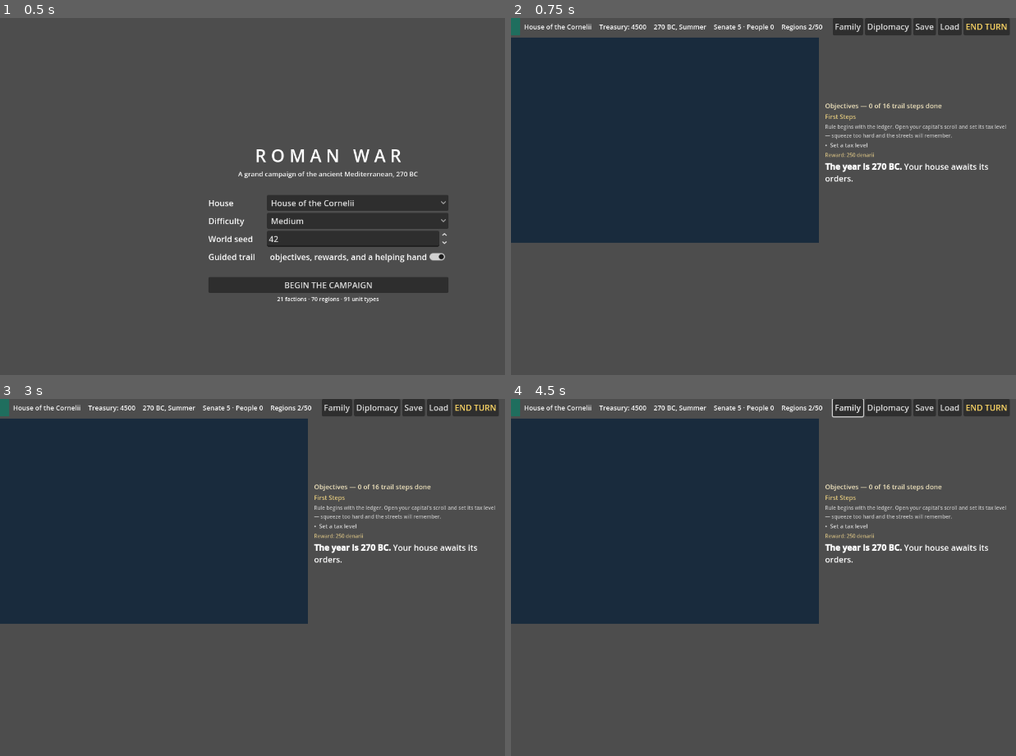
Above: before the commit, frames 1-4 (two rows, left to right).
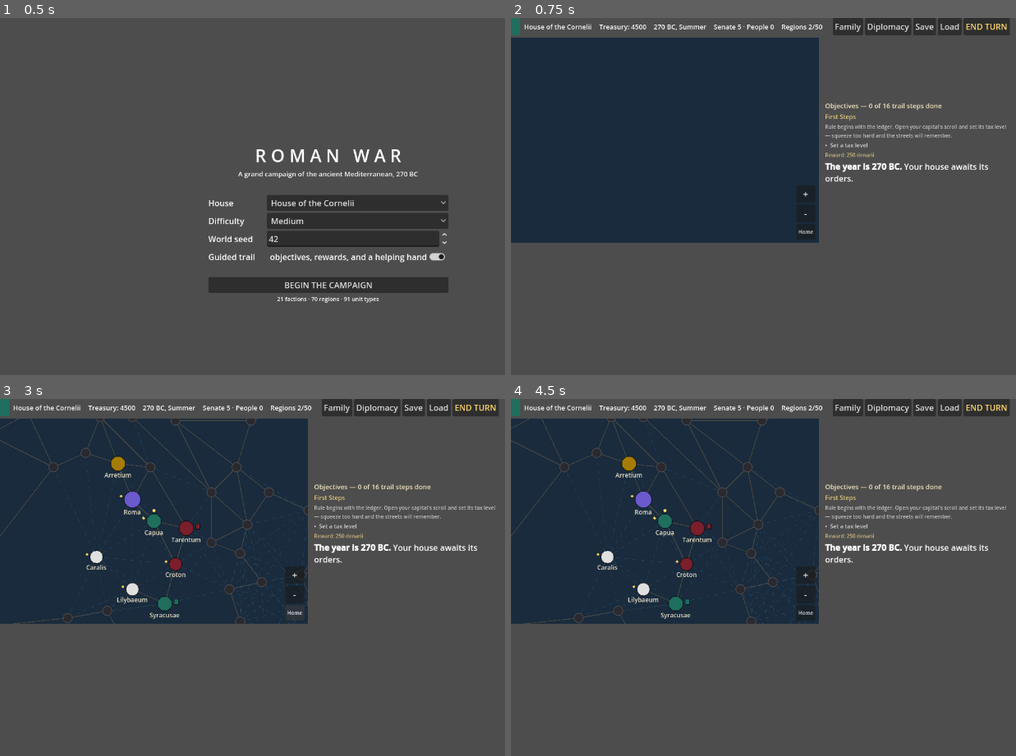
Above: after the commit, the same moments.

Repository: zhynek/Roman-War
Game: Godot game, scene res://src/ui/main.tscn
The game is run twice, just before and just after one commit, with the same random seed, the same clock (stepped at 60 frames per second) and the same inputs.
Inputs (mouse positions are in pixels of both pictures, inside the frame that each line leads up to):
- Up to frame 1 (0.5 s): no input
- Up to frame 2 (0.75 s): click "BEGIN THE CAMPAIGN" at 0.5 s
- Up to frame 3 (3 s): click (292, 573) at 1.25 s, where only the run after the commit has a clickable "+"; click (292, 595) at 2 s, where only the run after the commit has a clickable "-"; click (292, 613) at 2.75 s, where only the run after the commit has a clickable "Home"
- Up to frame 4 (4.5 s): click "Family" at 3.5 s; click "OK" at 4.25 s

Frame 1 is identical in both runs. In frame 2, less than 0.1% of the frame differs, in the area x 56-60%, y 48-61%; in frame 3, 2.1%; in frame 4, 2.1%, in the area x 0-70%, y 0-63%.

Commit message:
Map camera without a mouse: on-map buttons, keys, and trackpad gestures
Panning previously required a right- or middle-button drag and zooming a
scroll wheel, so a laptop trackpad player could not move the map at all.
Every camera move now has several routes to the same
zoom_by / pan_by / center_on_capital API:

- On-map buttons (bottom-right): + , - , and Home, which returns to the
  capital at the default zoom. The column ignores the mouse so only the
  buttons themselves take clicks.
- Keyboard (CampaignScreen._unhandled_key_input): arrows or WASD pan,
  +/- zoom, Home/0 recentre. Every button and dropdown in the campaign UI
  now has focus_mode NONE so focus navigation can never swallow an arrow
  key meant for the map.
- Trackpad: pinch (InputEventMagnifyGesture) zooms, two-finger scroll
  (InputEventPanGesture) pans - macOS delivers precise scrolling this way
  rather than as wheel events.
- Left-drag now pans as well. The region under the press is selected on
  RELEASE, and only when the press never became a drag, so click-to-order
  is unchanged.

Zoom keeps its old feel: the wheel and pinch zoom about the cursor, the
buttons and keys about the middle of the view; limits and the 1.15 step
move into named constants.

Tests: two new UI cases - the map camera API (zoom direction and limits,
zoom-about-centre, pan direction in screen pixels, Home recentring, the
three buttons existing and refusing focus) and the keyboard camera driven
through CampaignScreen with synthetic key events, including that an
unrelated key changes nothing. 102 tests, 0 failures; validator 0/0;
clean boot.

Docs: PLAYING.md's screen section now lists every way to move and zoom;
DESIGN.md's Phase 8 row records the camera routes.

Co-Authored-By: Claude Fable 5 <noreply@anthropic.com>
Claude-Session: https://claude.ai/code/session_01TfsQQHZqK2ixxgZAB2ikCD

Diff:
--- a/src/ui/campaign_screen.gd
+++ b/src/ui/campaign_screen.gd
@@ -144,6 +144,36 @@
 
 	if game.state["winner"] != null and not _victory_shown:
 		_show_victory_banner(String(game.state["winner"]))
+
+
+func _unhandled_key_input(event: InputEvent) -> void:
+	## Keyboard camera: the whole map is reachable without a mouse. Arrows or
+	## WASD walk the view, +/- zoom, Home returns to the capital.
+	if map_view == null or not (event is InputEventKey):
+		return
+	var key := event as InputEventKey
+	if not key.pressed:
+		return
+	var handled := true
+	match key.keycode:
+		KEY_EQUAL, KEY_PLUS, KEY_KP_ADD:
+			map_view.zoom_by(MapView.ZOOM_STEP)
+		KEY_MINUS, KEY_KP_SUBTRACT:
+			map_view.zoom_by(1.0 / MapView.ZOOM_STEP)
+		KEY_LEFT, KEY_A:
+			map_view.pan_by(Vector2(-MapView.KEY_PAN_STEP, 0))
+		KEY_RIGHT, KEY_D:
+			map_view.pan_by(Vector2(MapView.KEY_PAN_STEP, 0))
+		KEY_UP, KEY_W:
+			map_view.pan_by(Vector2(0, -MapView.KEY_PAN_STEP))
+		KEY_DOWN, KEY_S:
+			map_view.pan_by(Vector2(0, MapView.KEY_PAN_STEP))
+		KEY_HOME, KEY_0, KEY_KP_0:
+			map_view.reset_view()
+		_:
+			handled = false
+	if handled:
+		get_viewport().set_input_as_handled()
 
 
 func _on_region_clicked(region_id: String) -> void:
@@ -445,5 +475,6 @@
 func _bar_button(text: String, handler: Callable) -> Button:
 	var button := Button.new()
 	button.text = text
+	button.focus_mode = Control.FOCUS_NONE
 	button.pressed.connect(handler)
 	return button
--- a/src/ui/map_view.gd
+++ b/src/ui/map_view.gd
@@ -2,12 +2,23 @@
 extends Control
 ## The campaign map: regions drawn at their geographic positions as
 ## owner-colored settlement tokens joined by adjacency roads, with army
-## badges, siege rings, and fog of war. Pans (right/middle drag) and zooms
-## (wheel). Emits region_clicked for the campaign screen to interpret.
+## badges, siege rings, and fog of war. Emits region_clicked for the campaign
+## screen to interpret.
+##
+## Camera controls are deliberately redundant, because plenty of players have
+## no mouse: drag with any button, trackpad pinch and two-finger scroll,
+## on-map buttons, and the keyboard (wired in CampaignScreen) all reach the
+## same zoom_by / pan_by / center_on_capital API.
 
 signal region_clicked(region_id: String)
 
 const WORLD_SCALE := 14.0
+const ZOOM_STEP := 1.15
+const ZOOM_MIN := 0.35
+const ZOOM_MAX := 3.0
+const KEY_PAN_STEP := 90.0        # screen pixels per arrow-key press
+const PAN_GESTURE_SPEED := 24.0   # trackpad two-finger scroll to pixels
+const DRAG_THRESHOLD := 5.0       # a left drag beyond this pans instead of selecting
 const SEA_COLOR := Color(0.10, 0.17, 0.24)
 const LAND_EDGE_COLOR := Color(0.45, 0.38, 0.28, 0.5)
 const SEA_EDGE_COLOR := Color(0.25, 0.42, 0.55, 0.35)
@@ -21,6 +32,9 @@
 var _camera_offset := Vector2(-200, -200)
 var _zoom := 1.0
 var _dragging := false
+var _left_press_at := Vector2.ZERO
+var _left_dragging := false
+var _left_moved := false
 var _font: Font
 
 
@@ -28,6 +42,7 @@
 	clip_contents = true
 	mouse_filter = Control.MOUSE_FILTER_STOP
 	_font = get_theme_default_font()
+	_build_camera_controls()
 
 
 func world_pos(region: Dictionary) -> Vector2:
@@ -43,6 +58,33 @@
 	if game == null or not game.data.regions.has(region_id):
 		return
 	_camera_offset = -world_pos(game.data.regions[region_id]) + size / (2.0 * _zoom)
+	queue_redraw()
+
+
+func center_on_capital() -> void:
+	if game == null:
+		return
+	var capital: String = game.state["factions"].get(
+		String(game.state["player_faction"]), {}).get("capital", "")
+	if capital != "":
+		center_on(capital)
+
+
+func zoom_by(factor: float) -> void:
+	## Zoom about the middle of the view — what the buttons and keys want.
+	_zoom_at(size / 2.0, factor)
+
+
+func pan_by(look_delta: Vector2) -> void:
+	## Move the view in the given screen direction: pan_by(RIGHT) looks further
+	## east. Distances are screen pixels, so panning feels the same at any zoom.
+	_camera_offset -= look_delta / _zoom
+	queue_redraw()
+
+
+func reset_view() -> void:
+	_zoom = 1.0
+	center_on_capital()
 	queue_redraw()
 
 
@@ -50,25 +92,86 @@
 	if event is InputEventMouseButton:
 		var mouse_event := event as InputEventMouseButton
 		if mouse_event.button_index == MOUSE_BUTTON_WHEEL_UP and mouse_event.pressed:
-			_zoom_at(mouse_event.position, 1.15)
+			_zoom_at(mouse_event.position, ZOOM_STEP)
 		elif mouse_event.button_index == MOUSE_BUTTON_WHEEL_DOWN and mouse_event.pressed:
-			_zoom_at(mouse_event.position, 1.0 / 1.15)
+			_zoom_at(mouse_event.position, 1.0 / ZOOM_STEP)
 		elif mouse_event.button_index in [MOUSE_BUTTON_RIGHT, MOUSE_BUTTON_MIDDLE]:
 			_dragging = mouse_event.pressed
-		elif mouse_event.button_index == MOUSE_BUTTON_LEFT and mouse_event.pressed:
-			var hit := _region_at(mouse_event.position)
-			if hit != "":
-				region_clicked.emit(hit)
-	elif event is InputEventMouseMotion and _dragging:
-		_camera_offset += (event as InputEventMouseMotion).relative / _zoom
-		queue_redraw()
+		elif mouse_event.button_index == MOUSE_BUTTON_LEFT:
+			# Left-drag pans too (a trackpad has no comfortable right-drag), so
+			# the region is picked on RELEASE — only if the press never became
+			# a drag.
+			if mouse_event.pressed:
+				_left_dragging = true
+				_left_moved = false
+				_left_press_at = mouse_event.position
+			else:
+				_left_dragging = false
+				if not _left_moved:
+					var hit := _region_at(_left_press_at)
+					if hit != "":
+						region_clicked.emit(hit)
+	elif event is InputEventMouseMotion:
+		var motion := event as InputEventMouseMotion
+		if _dragging:
+			_camera_offset += motion.relative / _zoom
+			queue_redraw()
+		elif _left_dragging:
+			if not _left_moved \
+					and motion.position.distance_to(_left_press_at) > DRAG_THRESHOLD:
+				_left_moved = true
+			if _left_moved:
+				_camera_offset += motion.relative / _zoom
+				queue_redraw()
+	elif event is InputEventMagnifyGesture:
+		# Trackpad pinch: the natural zoom on a laptop with no wheel.
+		var magnify := event as InputEventMagnifyGesture
+		_zoom_at(magnify.position, magnify.factor)
+	elif event is InputEventPanGesture:
+		# Trackpad two-finger scroll walks the map.
+		var gesture := event as InputEventPanGesture
+		pan_by(gesture.delta * PAN_GESTURE_SPEED)
 
 
 func _zoom_at(screen_point: Vector2, factor: float) -> void:
 	var before := screen_point / _zoom - _camera_offset
-	_zoom = clampf(_zoom * factor, 0.35, 3.0)
+	_zoom = clampf(_zoom * factor, ZOOM_MIN, ZOOM_MAX)
 	_camera_offset = screen_point / _zoom - before
 	queue_redraw()
+
+
+func _build_camera_controls() -> void:
+	## Zoom and recenter buttons in the map's bottom-right corner: the visible
+	## affordance for players who never discover the wheel or the keys.
+	var column := VBoxContainer.new()
+	column.set_anchors_preset(Control.PRESET_BOTTOM_RIGHT)
+	column.offset_left = -44.0
+	column.offset_top = -112.0
+	column.offset_right = -10.0
+	column.offset_bottom = -10.0
+	column.add_theme_constant_override("separation", 4)
+	# Only the buttons swallow clicks; the gaps between them stay map.
+	column.mouse_filter = Control.MOUSE_FILTER_IGNORE
+	add_child(column)
+	column.add_child(_camera_button("+", "Zoom in   (+ key)", 18,
+		func(): zoom_by(ZOOM_STEP)))
+	column.add_child(_camera_button("-", "Zoom out   (- key)", 18,
+		func(): zoom_by(1.0 / ZOOM_STEP)))
+	column.add_child(_camera_button("Home", "Back to your capital   (Home key)", 10,
+		func(): reset_view()))
+
+
+func _camera_button(text: String, tooltip: String, font_size: int, handler: Callable) -> Button:
+	var button := Button.new()
+	button.text = text
+	button.tooltip_text = tooltip
+	button.custom_minimum_size = Vector2(34, 30)
+	button.add_theme_font_size_override("font_size", font_size)
+	# Never take keyboard focus, or the arrow keys would drive the buttons
+	# instead of the map.
+	button.focus_mode = Control.FOCUS_NONE
+	button.pressed.connect(handler)
+	return button
 
 
 func _region_at(screen_point: Vector2) -> String:
--- a/src/ui/panels/region_panel.gd
+++ b/src/ui/panels/region_panel.gd
@@ -91,6 +91,7 @@
 	tax_label.text = "Taxes:"
 	tax_row.add_child(tax_label)
 	var tax_options := OptionButton.new()
+	tax_options.focus_mode = Control.FOCUS_NONE
 	for tax_level in Constants.TAX_LEVELS:
 		tax_options.add_item(tax_level.capitalize().replace("_", " "))
 	tax_options.selected = Constants.TAX_LEVELS.find(String(settlement["tax_level"]))
@@ -184,6 +185,7 @@
 		if army["owner"] == player:
 			var button := Button.new()
 			button.text = ("▶ " if army_id == selected_army else "") + title
+			button.focus_mode = Control.FOCUS_NONE
 			button.pressed.connect(func(): army_selected.emit(army_id))
 			add_child(button)
 			if army_id == selected_army:
@@ -217,6 +219,7 @@
 	if not settlement.is_empty() and settlement.get("siege") != null \
 			and settlement["siege"]["besieger"] == army_id:
 		var occupation_options := OptionButton.new()
+		occupation_options.focus_mode = Control.FOCUS_NONE
 		for choice in ["occupy", "enslave", "exterminate"]:
 			occupation_options.add_item(choice.capitalize())
 		add_child(occupation_options)
@@ -282,6 +285,8 @@
 func _action_button(text: String, handler: Callable) -> void:
 	var button := Button.new()
 	button.text = text
+	# Focus stays off the panel so the arrow keys always drive the map.
+	button.focus_mode = Control.FOCUS_NONE
 	button.add_theme_font_size_override("font_size", 11)
 	button.pressed.connect(handler)
 	add_child(button)
--- a/tests/test_ui_smoke.gd
+++ b/tests/test_ui_smoke.gd
@@ -96,6 +96,113 @@
 	view.free()
 
 
+func test_map_camera_controls(t) -> void:
+	## Every camera route a mouseless player has: buttons, keys, gestures.
+	var tree := Engine.get_main_loop() as SceneTree
+	var game := Game.new_campaign("julii", 7)
+	var view := MapView.new()
+	view.game = game
+	view.size = Vector2(800, 600)
+	tree.root.add_child(view)
+
+	var start_zoom: float = view._zoom
+	view.zoom_by(MapView.ZOOM_STEP)
+	t.check(view._zoom > start_zoom, "zoom in reaches a closer view")
+	view.zoom_by(1.0 / MapView.ZOOM_STEP)
+	t.check_near(view._zoom, start_zoom, 0.0001, "zoom out returns to where it began")
+
+	# Zooming about the middle keeps the middle of the map where it was.
+	var middle := view.size / 2.0
+	var before := view._region_at(middle)
+	view.zoom_by(MapView.ZOOM_STEP)
+	t.check_eq(view._region_at(middle), before, "the view zooms about its own centre")
+
+	for i in range(40):
+		view.zoom_by(MapView.ZOOM_STEP)
+	t.check_near(view._zoom, MapView.ZOOM_MAX, 0.0001, "zoom stops at the near limit")
+	for i in range(80):
+		view.zoom_by(1.0 / MapView.ZOOM_STEP)
+	t.check_near(view._zoom, MapView.ZOOM_MIN, 0.0001, "zoom stops at the far limit")
+
+	# Panning right must move the view east: a region's screen x drops.
+	view.reset_view()
+	var capital: String = game.state["factions"]["julii"]["capital"]
+	var anchor := view.to_screen(view.world_pos(game.data.regions[capital]))
+	view.pan_by(Vector2(MapView.KEY_PAN_STEP, 0))
+	var after_right := view.to_screen(view.world_pos(game.data.regions[capital]))
+	t.check_near(anchor.x - after_right.x, MapView.KEY_PAN_STEP, 0.001, "panning right looks east")
+	view.pan_by(Vector2(-MapView.KEY_PAN_STEP, MapView.KEY_PAN_STEP))
+	var after_down := view.to_screen(view.world_pos(game.data.regions[capital]))
+	t.check_near(anchor.y - after_down.y, MapView.KEY_PAN_STEP, 0.001, "panning down looks south")
+	t.check_near(after_down.x, anchor.x, 0.001, "and the sideways pan undoes itself")
+
+	# Home returns to the capital at the default zoom, however lost you are.
+	view.pan_by(Vector2(4000, -2500))
+	view.zoom_by(MapView.ZOOM_STEP)
+	view.reset_view()
+	t.check_near(view._zoom, 1.0, 0.0001, "Home restores the default zoom")
+	t.check_eq(view._region_at(view.size / 2.0), capital, "Home recentres on the capital")
+
+	# The on-map buttons exist, and none of them can steal the arrow keys.
+	var buttons: Array = []
+	for child in view.get_children():
+		if child is VBoxContainer:
+			for grandchild in child.get_children():
+				if grandchild is Button:
+					buttons.append(grandchild)
+	t.check_eq(buttons.size(), 3, "zoom in, zoom out and Home sit on the map")
+	for button in buttons:
+		t.check_eq(button.focus_mode, Control.FOCUS_NONE, "camera buttons never take focus")
+	(buttons[0] as Button).pressed.emit()
+	t.check(view._zoom > 1.0, "the + button zooms in")
+	(buttons[1] as Button).pressed.emit()
+	t.check_near(view._zoom, 1.0, 0.0001, "the - button zooms back out")
+
+	view.free()
+
+
+func test_keyboard_camera_through_the_screen(t) -> void:
+	var tree := Engine.get_main_loop() as SceneTree
+	var game := Game.new_campaign("julii", 7)
+	var screen := CampaignScreen.create(game)
+	tree.root.add_child(screen)
+	screen.size = Vector2(1200, 800)
+
+	var zoom_before: float = screen.map_view._zoom
+	screen._unhandled_key_input(_key(KEY_EQUAL))
+	t.check(screen.map_view._zoom > zoom_before, "+ zooms in")
+	screen._unhandled_key_input(_key(KEY_MINUS))
+	t.check_near(screen.map_view._zoom, zoom_before, 0.0001, "- zooms out")
+
+	var capital: String = game.state["factions"]["julii"]["capital"]
+	screen.map_view.reset_view()
+	var anchor := screen.map_view.to_screen(screen.map_view.world_pos(game.data.regions[capital]))
+	screen._unhandled_key_input(_key(KEY_RIGHT))
+	var panned := screen.map_view.to_screen(screen.map_view.world_pos(game.data.regions[capital]))
+	t.check_near(anchor.x - panned.x, MapView.KEY_PAN_STEP, 0.001, "the right arrow looks east")
+	screen._unhandled_key_input(_key(KEY_D))
+	t.check(screen.map_view.to_screen(screen.map_view.world_pos(game.data.regions[capital])).x < panned.x,
+		"D pans like the right arrow")
+
+	screen._unhandled_key_input(_key(KEY_HOME))
+	t.check_eq(screen.map_view._region_at(screen.map_view.size / 2.0), capital,
+		"Home brings the capital back to the middle")
+
+	# A key the map does not use is left alone for everything else.
+	var untouched: float = screen.map_view._zoom
+	screen._unhandled_key_input(_key(KEY_F5))
+	t.check_near(screen.map_view._zoom, untouched, 0.0001, "unrelated keys move nothing")
+
+	screen.free()
+
+
+func _key(keycode: Key) -> InputEventKey:
+	var event := InputEventKey.new()
+	event.keycode = keycode
+	event.pressed = true
+	return event
+
+
 func test_many_turns_through_the_ui(t) -> void:
 	## Drives the real report-log formatting against live riots, revolts,
 	## events, senate notices and character news — the branches a single
Not shown, changed: PLAYING.md
Not shown, changed: docs/DESIGN.md
